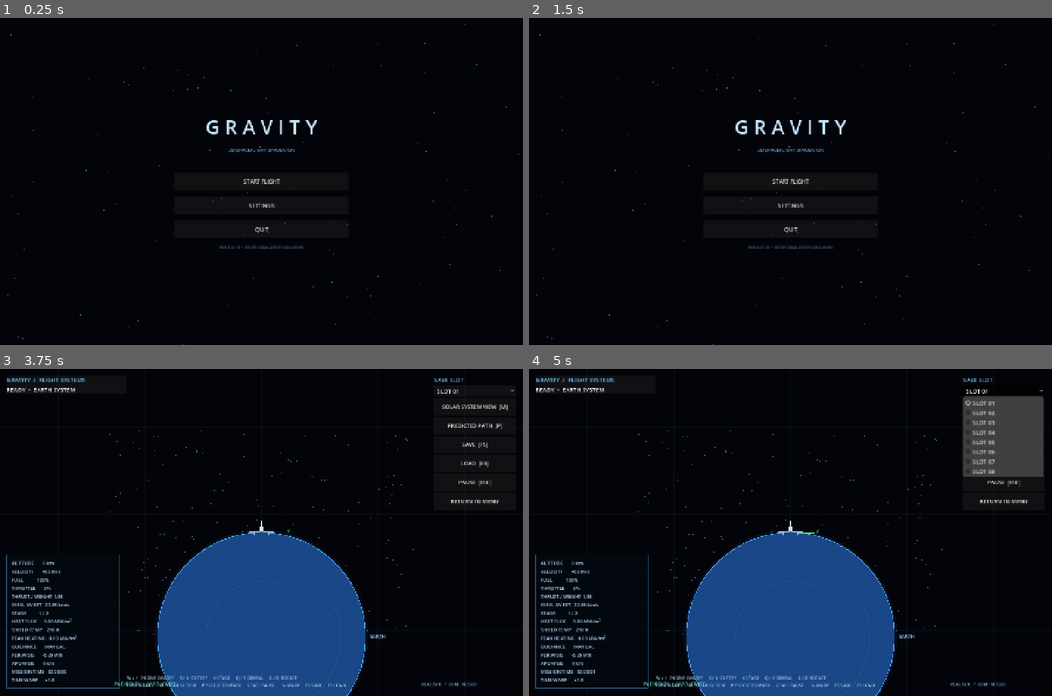
Above: before the commit, frames 1-4 (two rows, left to right).
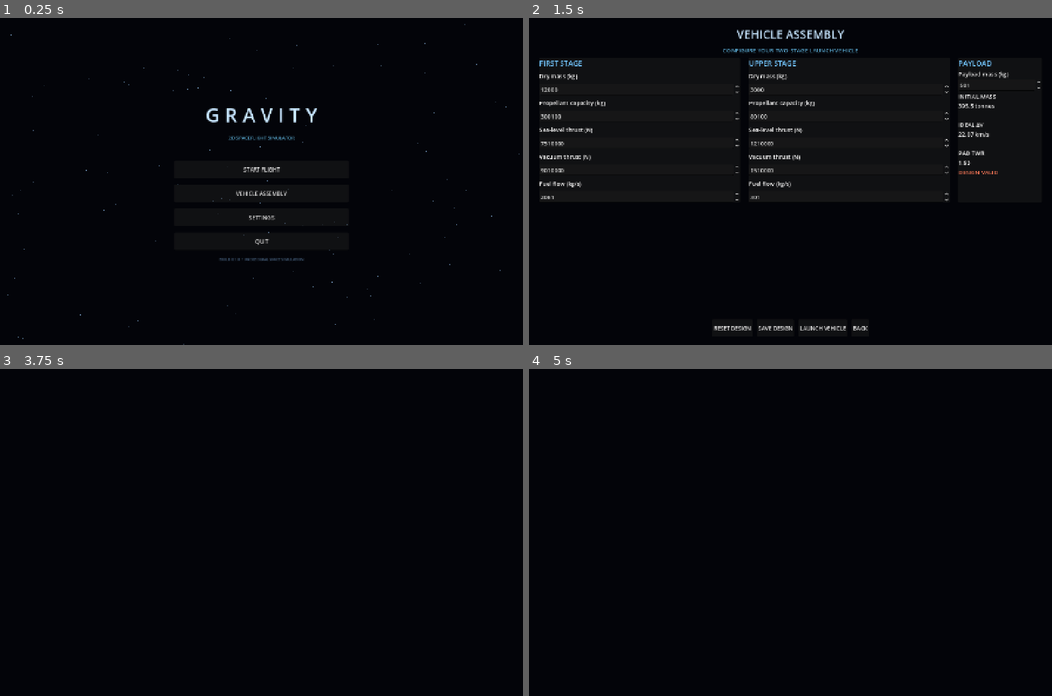
Above: after the commit, the same moments.

Repository: Blagos1195/Gravity-simulator
Game: Godot game, scene res://scenes/main.tscn
The game is run twice, just before and just after one commit, with the same random seed, the same clock (stepped at 60 frames per second) and the same inputs.
Inputs (mouse positions are in pixels of both pictures, inside the frame that each line leads up to):
- Up to frame 1 (0.25 s): no input
- Up to frame 2 (1.5 s): click (790, 194) at 0.5 s, where only the run after the commit has a clickable "VEHICLE ASSEMBLY"; click (732, 328) at 1.25 s, where only the run after the commit has a clickable "RESET DESIGN"
- Up to frame 3 (3.75 s): click (245, 679) at 2 s, where only the run after the commit has a clickable "SAVE DESIGN"; click (329, 679) at 2.75 s, where only the run after the commit has a clickable "BACK"; click "START FLIGHT" at 3.5 s
- Up to frame 4 (5 s): click (1004, 391) at 4.25 s, where only the run before the commit has a clickable "SLOT 01"

The runs differ from the first frame. In frame 1, 1.5% of the frame differs, in the area x 39-61%, y 27-75%; in frame 2, 3.9%; in frame 3, 20%; in frame 4, 23%, in the area x 1-99%, y 2-100%.
Error after the commit: Invalid call. Nonexistent function 'set_rocket_design' in base 'Control (simulation_view.gd)'. (res://scripts/main.gd:286)

Commit message:
Add initial vehicle assembly screen and design controls

Diff:
--- a/Gravity/scripts/main.gd
+++ b/Gravity/scripts/main.gd
@@ -1,6 +1,7 @@
 extends Control
 
 const SimulationView = preload("res://scripts/simulation_view.gd")
+const RocketDesign = preload("res://scripts/rocket_design.gd")
 const SAVE_DIR := "user://saves"
 const AUTOSAVE_INTERVAL := 60.0
 
@@ -16,6 +17,9 @@
 var settings_root: VBoxContainer
 var hud_root: Control
 var scale_factor := 1.0
+var rocket_design: Dictionary = RocketDesign.create_default()
+var design_stats_label: Label
+var design_error_label: Label
 
 func _ready() -> void:
 	DirAccess.make_dir_recursive_absolute(ProjectSettings.globalize_path(SAVE_DIR))
@@ -74,6 +78,7 @@
 	_add_spacer(menu_root, 18)
 
 	_add_button(menu_root, "START FLIGHT", _start_flight)
+	_add_button(menu_root, "VEHICLE ASSEMBLY", _show_vehicle_editor)
 	_add_button(menu_root, "SETTINGS", _show_settings)
 	_add_button(menu_root, "QUIT", _quit_game)
 
@@ -83,6 +88,145 @@
 	footer.add_theme_font_size_override("font_size", 10)
 	footer.add_theme_color_override("font_color", Color(0.28, 0.38, 0.5))
 	menu_root.add_child(footer)
+
+
+func _show_vehicle_editor() -> void:
+	for child in get_children():
+		child.queue_free()
+	mode = "editor"
+	var bg := ColorRect.new()
+	bg.color = Color(0.012, 0.018, 0.035)
+	bg.set_anchors_and_offsets_preset(Control.PRESET_FULL_RECT)
+	add_child(bg)
+	var root := VBoxContainer.new()
+	root.set_anchors_and_offsets_preset(Control.PRESET_FULL_RECT)
+	root.add_theme_constant_override("separation", 10)
+	root.offset_left = 28
+	root.offset_right = -28
+	root.offset_top = 22
+	root.offset_bottom = -22
+	add_child(root)
+	var heading := Label.new()
+	heading.text = "VEHICLE ASSEMBLY"
+	heading.horizontal_alignment = HORIZONTAL_ALIGNMENT_CENTER
+	heading.add_theme_font_size_override("font_size", 32)
+	heading.add_theme_color_override("font_color", Color(0.78, 0.9, 1.0))
+	root.add_child(heading)
+	var subtitle := Label.new()
+	subtitle.text = "CONFIGURE YOUR TWO-STAGE LAUNCH VEHICLE"
+	subtitle.horizontal_alignment = HORIZONTAL_ALIGNMENT_CENTER
+	subtitle.add_theme_color_override("font_color", Color(0.35, 0.66, 0.82))
+	root.add_child(subtitle)
+	var scroll := ScrollContainer.new()
+	scroll.size_flags_vertical = Control.SIZE_EXPAND_FILL
+	root.add_child(scroll)
+	var columns := HBoxContainer.new()
+	columns.size_flags_horizontal = Control.SIZE_EXPAND_FILL
+	columns.add_theme_constant_override("separation", 24)
+	scroll.add_child(columns)
+	for stage_index in range(2):
+		var panel := PanelContainer.new()
+		panel.size_flags_horizontal = Control.SIZE_EXPAND_FILL
+		columns.add_child(panel)
+		var fields := VBoxContainer.new()
+		fields.add_theme_constant_override("separation", 10)
+		panel.add_child(fields)
+		var stage: Dictionary = rocket_design["stages"][stage_index]
+		var stage_title := Label.new()
+		stage_title.text = "FIRST STAGE" if stage_index == 0 else "UPPER STAGE"
+		stage_title.add_theme_font_size_override("font_size", 20)
+		stage_title.add_theme_color_override("font_color", Color(0.45, 0.78, 1.0))
+		fields.add_child(stage_title)
+		_add_design_field(fields, stage_index, "dry_mass", "Dry mass (kg)", 100.0, 100000.0, 100.0)
+		_add_design_field(fields, stage_index, "fuel_capacity", "Propellant capacity (kg)", 100.0, 1000000.0, 1000.0)
+		_add_design_field(fields, stage_index, "thrust", "Sea-level thrust (N)", 10000.0, 50000000.0, 100000.0)
+		_add_design_field(fields, stage_index, "vacuum_thrust", "Vacuum thrust (N)", 10000.0, 60000000.0, 100000.0)
+		_add_design_field(fields, stage_index, "flow", "Fuel flow (kg/s)", 1.0, 20000.0, 10.0)
+	var payload_panel := PanelContainer.new()
+	payload_panel.custom_minimum_size.x = 230
+	columns.add_child(payload_panel)
+	var payload_fields := VBoxContainer.new()
+	payload_panel.add_child(payload_fields)
+	var payload_title := Label.new()
+	payload_title.text = "PAYLOAD"
+	payload_title.add_theme_font_size_override("font_size", 20)
+	payload_title.add_theme_color_override("font_color", Color(0.45, 0.78, 1.0))
+	payload_fields.add_child(payload_title)
+	var payload_label := Label.new()
+	payload_label.text = "Payload mass (kg)"
+	payload_fields.add_child(payload_label)
+	var payload := SpinBox.new()
+	payload.min_value = 1.0
+	payload.max_value = 100000.0
+	payload.step = 10.0
+	payload.value = float(rocket_design.get("payload_mass", 500.0))
+	payload.value_changed.connect(func(value: float):
+		rocket_design["payload_mass"] = value
+		_update_design_stats()
+	)
+	payload_fields.add_child(payload)
+	design_stats_label = Label.new()
+	design_stats_label.autowrap_mode = TextServer.AUTOWRAP_WORD_SMART
+	payload_fields.add_child(design_stats_label)
+	design_error_label = Label.new()
+	design_error_label.autowrap_mode = TextServer.AUTOWRAP_WORD_SMART
+	design_error_label.add_theme_color_override("font_color", Color(1.0, 0.48, 0.35))
+	payload_fields.add_child(design_error_label)
+	_update_design_stats()
+	var actions := HBoxContainer.new()
+	actions.alignment = BoxContainer.ALIGNMENT_CENTER
+	actions.add_theme_constant_override("separation", 12)
+	root.add_child(actions)
+	_add_button(actions, "RESET DESIGN", func():
+		rocket_design = RocketDesign.create_default()
+		_show_vehicle_editor()
+	)
+	_add_button(actions, "SAVE DESIGN", _save_rocket_design)
+	_add_button(actions, "LAUNCH VEHICLE", _launch_designed_vehicle)
+	_add_button(actions, "BACK", _build_menu)
+
+func _add_design_field(parent: VBoxContainer, stage_index: int, key: String, label_text: String, minimum: float, maximum: float, step: float) -> void:
+	var label := Label.new()
+	label.text = label_text
+	parent.add_child(label)
+	var spin := SpinBox.new()
+	spin.min_value = minimum
+	spin.max_value = maximum
+	spin.step = step
+	spin.allow_greater = false
+	spin.allow_lesser = false
+	spin.value = float(rocket_design["stages"][stage_index].get(key, minimum))
+	spin.value_changed.connect(func(value: float):
+		rocket_design["stages"][stage_index][key] = value
+		_update_design_stats()
+	)
+	parent.add_child(spin)
+
+func _update_design_stats() -> void:
+	if not is_instance_valid(design_stats_label) or not is_instance_valid(design_error_label):
+		return
+	var errors := RocketDesign.validation_errors(rocket_design)
+	var total_mass := RocketDesign.total_initial_mass(rocket_design)
+	var delta_v := RocketDesign.total_delta_v(rocket_design)
+	var first: Dictionary = rocket_design["stages"][0]
+	var initial_twr := float(first["thrust"]) / maxf(1.0, total_mass * 9.81)
+	design_stats_label.text = "INITIAL MASS\n%.1f tonnes\n\nIDEAL ΔV\n%.2f km/s\n\nPAD TWR\n%.2f" % [total_mass / 1000.0, delta_v / 1000.0, initial_twr]
+	design_error_label.text = "\n".join(errors) if not errors.is_empty() else "DESIGN VALID"
+
+func _save_rocket_design() -> void:
+	var file := FileAccess.open("user://rocket_design.json", FileAccess.WRITE)
+	if file:
+		file.store_string(JSON.stringify(rocket_design, "\t"))
+		file.close()
+		if is_instance_valid(design_error_label):
+			design_error_label.text = "DESIGN SAVED"
+
+func _launch_designed_vehicle() -> void:
+	var errors := RocketDesign.validation_errors(rocket_design)
+	if not errors.is_empty():
+		_update_design_stats()
+		return
+	_start_flight()
 
 func _show_settings() -> void:
 	for child in get_children():
@@ -139,6 +283,7 @@
 	sim.realism = realism
 	sim.world_scale = world_scale
 	sim.career_enabled = career_enabled
+	sim.set_rocket_design(rocket_design)
 	sim.set_anchors_and_offsets_preset(Control.PRESET_FULL_RECT)
 	add_child(sim)
 	_build_flight_hud()
